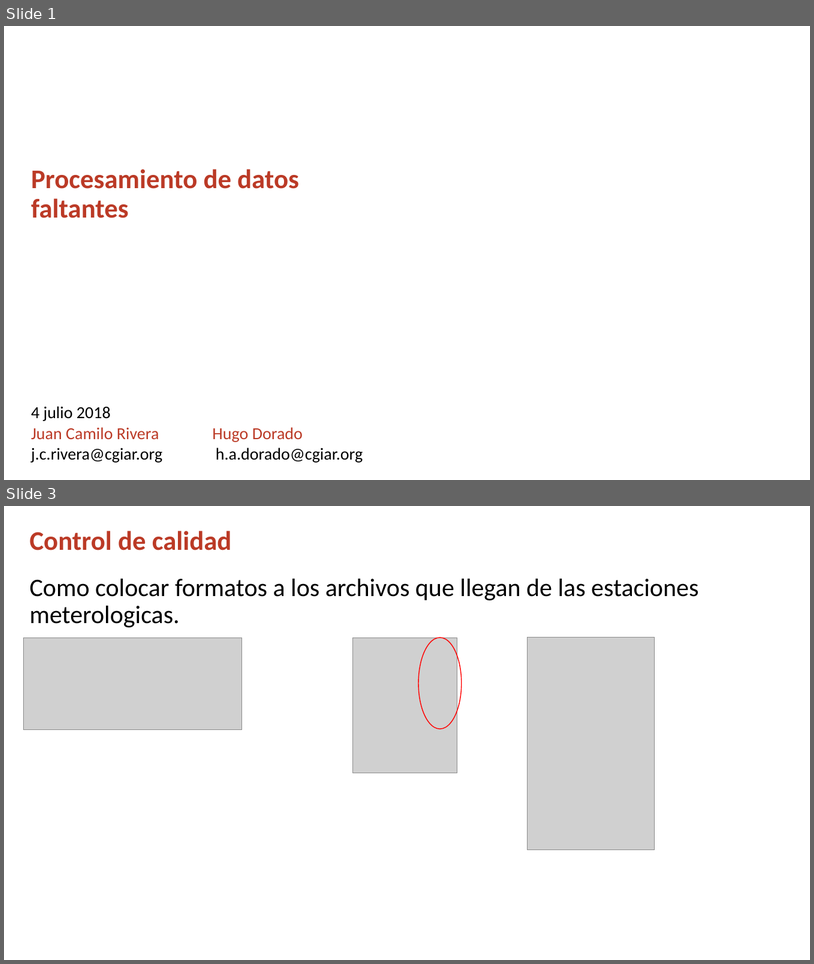
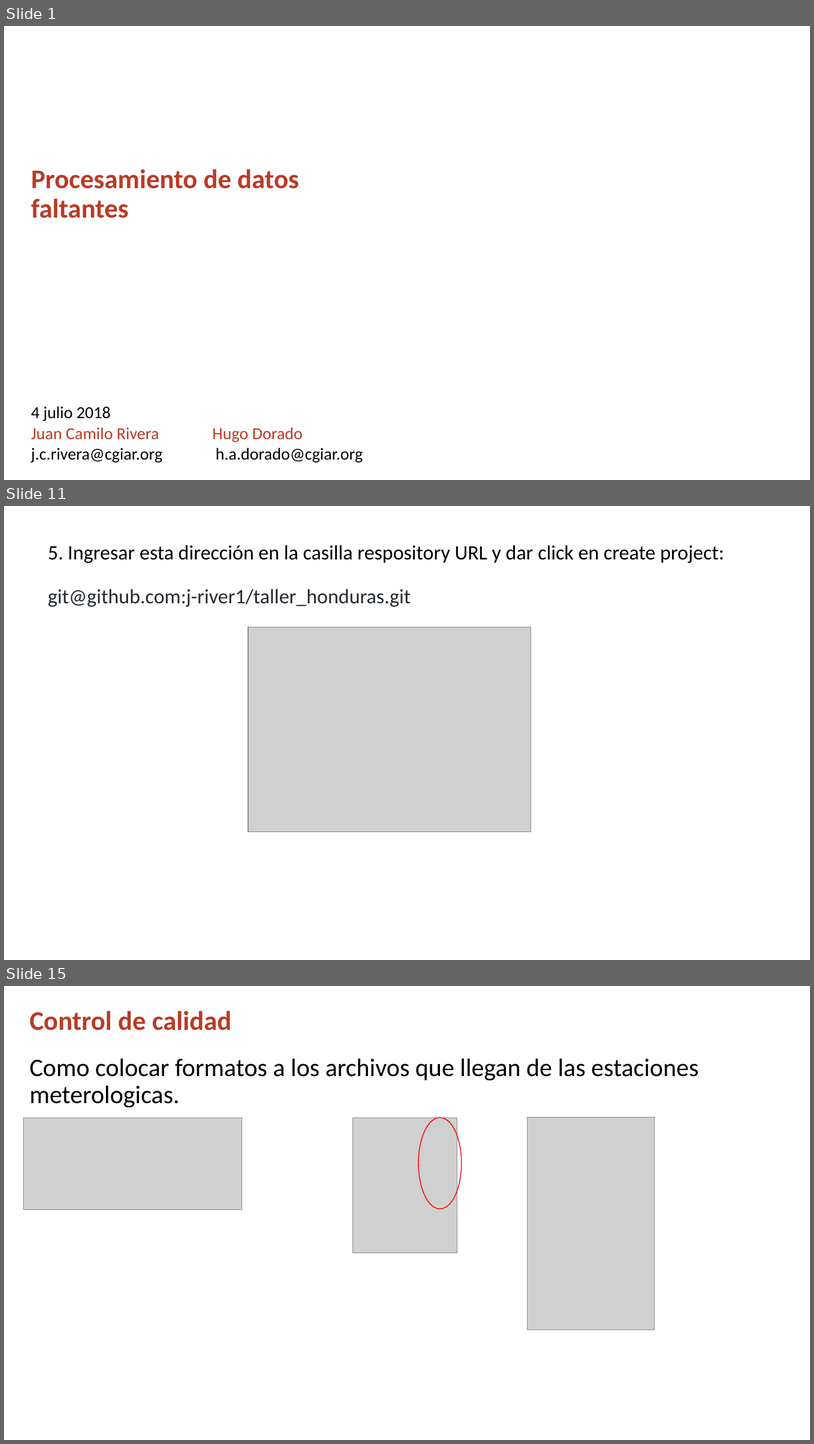
Before and after one commit to j-river1/taller_honduras, a slide deck: DIA_2/Procesamiento_de_datos_faltantes.pptx. Shown one above the other, each under a label of ours: slides 1 and 3 before the commit, slides 1, 11 and 15 after it; the slides between them are not shown. The pictures are 814x964 and 814x1444 pixels, drawn with LibreOffice and Linux fonts; fonts in the diff are those of the drawing; grey boxes stand for pictures; background and template pictures are left out. Boxes give left, top, right and bottom in pixels: in the first picture for what was removed or moved away, otherwise in the second. Text is boxed around its words. In the diff, an @@ line names an element or a change of style, - is before the commit and + after.

```diff
--- a/DIA_2/Procesamiento_de_datos_faltantes.pptx
+++ b/DIA_2/Procesamiento_de_datos_faltantes.pptx
@@ slide 11 added at (4,506,810,960), background #FFFFFF @@
@@ title added at (48,545,725,607), 24.3 pt, text #000000 @@
+5. Ingresar esta dirección en la casilla respository URL y dar click en create project:
+git@github.com:j-river1/taller_honduras.git
@@ picture added at (248,627,531,831) @@
@@ what was slide 3 is now slide 15 @@
```
Also in this commit, not shown: 1 slide changed, 11 other slides added.
